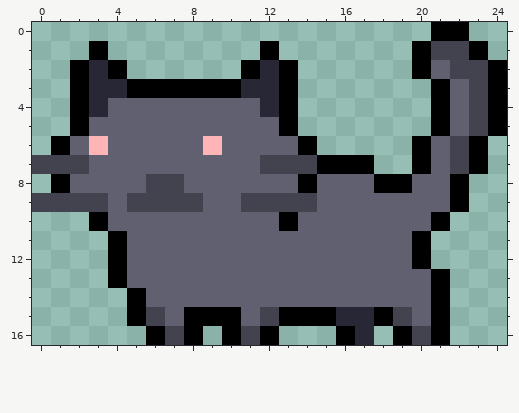
Edited in one commit: pixel-art sprite (Assets/Sprites/Gato Caminar/Gato_Caminar.png). This is how it looked before the edit.
The file is 400x272 pixels, drawn in blocks of 16x16; one block is one cell here.
After the commit:
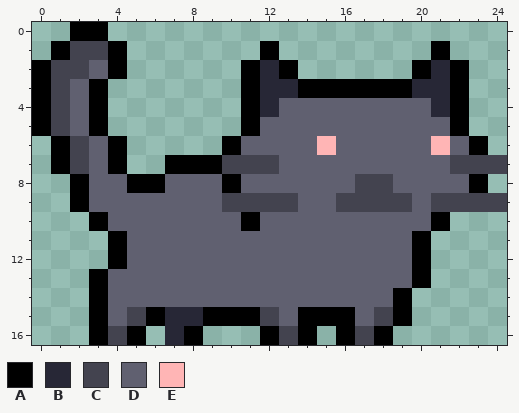
Palette (. is transparent): A #000000  B #272736  C #43434f  D #606070  E #ffb5b5
The edit:
Changed rows in their new state; - is an unchanged pixel.
first column x 0:
 0 --AA-----------------..--
 1 -ACCA---------------.A..-
 2 ACCD-----------------BA..
 3 ACDA.......A-BAAAAAABBA..
 4 ACDA.......A-DDDDDDDDBA..
 5 ACDA.......A-DDDDDDDDDA..
 6 --CDA.....A---DEDDDDDED--
 7 .A--A..AAACC-DDDDDDDD--CC
 8 -.A--AAD--A---D--CCD--DA-
 9 ..AD-DDDD-C---D-CCCC-CCCC
10 -----------A-D-----------
13 ---AD---------------A.---
14 ---ADD-------------A..---
15 ---ADCABB--A-D--ADCA..---
16 ---ACA.B--..-CA--CA...---
Boxes around the changes in both pictures, in picture pixels (x1, y1, x2, y2):
changed: (32, 22, 507, 345)
